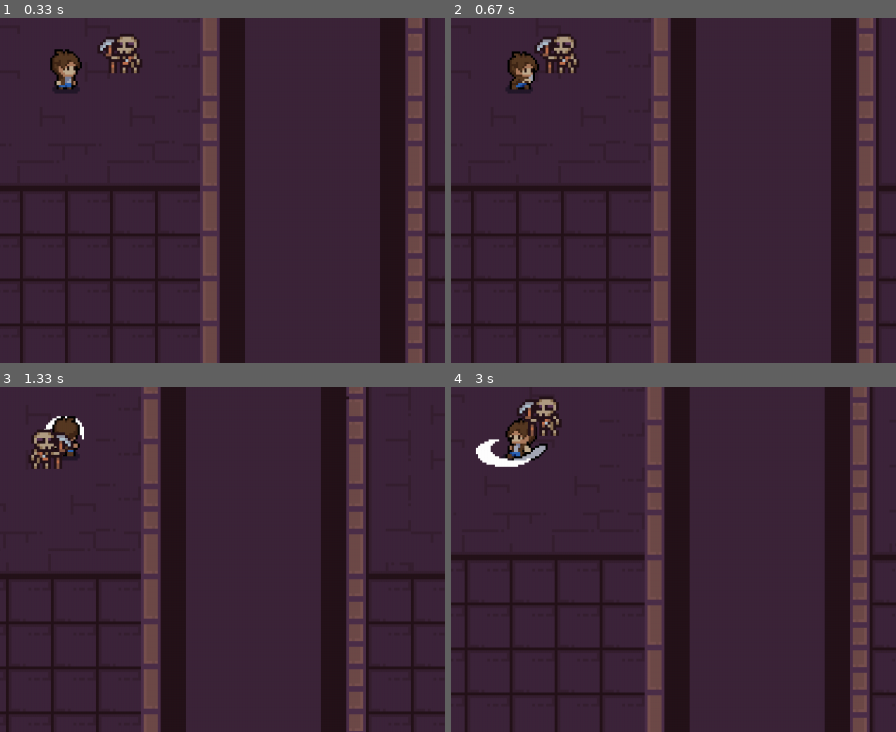
Above: before the commit, frames 1-4 (two rows, left to right).
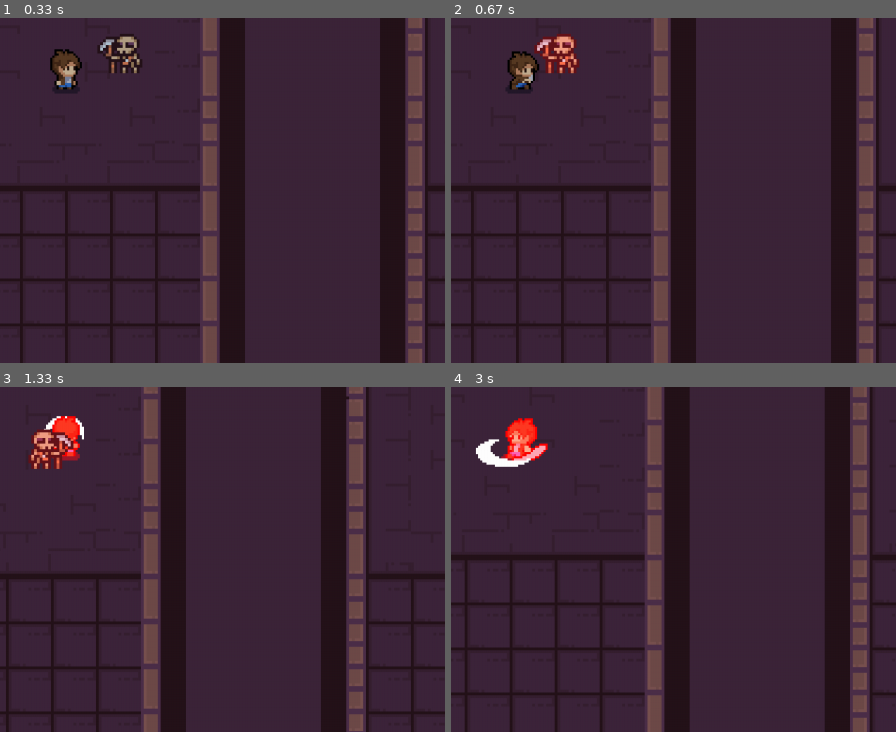
Above: after the commit, the same moments.

Repository: ThatIsDreamer/RougeLikePygame
Game: pygame game, started from main.py
The game is run twice, just before and just after one commit, with the same random seed, the same clock (stepped at 60 frames per second) and the same inputs.
Inputs:
- Up to frame 1 (0.33 s): no input
- Up to frame 2 (0.67 s): tap Space at 0.33 s
- Up to frame 3 (1.33 s): hold D 0.67-1.13 s; tap Space at 0.73, 1.03, 1.23 s; hold W from 1.17 s (still down)
- Up to frame 4 (3 s): release W at 1.47 s; hold D 1.5-1.97 s; tap Space at 1.57, 1.87, 2.07, 2.37, 2.63, 2.97 s; hold A 2-2.53 s; hold S 2.57-2.87 s; hold A from 2.9 s (still down)
The pictures show only the part of the screen within x 42-92%, y 44-94%; the shares and areas given below are measured in that part.

Frame 1 is identical in both runs. In frame 2, 0.8% of the frame differs, in the area x 18-29%, y 4-16%; in frame 3, 1.3%; in frame 4, 1.5%, in the area x 11-25%, y 2-22%.

Commit message:
Dreamer молодец

Diff:
--- a/GenerateMap.py
+++ b/GenerateMap.py
@@ -1,6 +1,6 @@
 import csv
 import random
-
+import Monster
 
 class MapGenerator:
 
--- a/Monster.py
+++ b/Monster.py
@@ -10,6 +10,10 @@
     image = pygame.transform.scale(image, (64, 64))
 
     return image
+
+
+pygame.mixer.init()
+hit_sound = pygame.mixer.Sound("Assets/SFX/skeleton_hit.wav")
 
 class Monster(pygame.sprite.Sprite):
     def __init__(self, pos, group, walls, player):
@@ -98,3 +102,13 @@
 
     def get_damage(self):
         self.HP -= 1
+        pygame.mixer.Sound.play(hit_sound)
+
+        for animid, animation in enumerate(self.animations):
+            for frameid,  frame in enumerate(animation):
+                self.animations[animid][frameid] = self.tint_surface(frame, (64, 0, 0))
+
+    def tint_surface(self, surface, tint_color):
+        surface = surface.copy()
+        surface.fill(tint_color, None, pygame.BLEND_RGB_ADD)
+        return surface
--- a/Player.py
+++ b/Player.py
@@ -19,7 +19,7 @@
 
         self.HP = 5
 
-        self.radius = 110
+        self.radius = 80
 
         self.animations = []
         for i in range(3, 7):
@@ -62,6 +62,9 @@
         self.cooldown = False
         self.cooldown_counter = 0
 
+
+
+
     def move(self, dx=0, dy=0):
 
         if dx != 0:
@@ -117,19 +120,15 @@
         self.input()
         self.move(self.direction.x * self.speed, self.direction.y * self.speed)
 
-        print()
-
-        if self.cooldown:
-            self.cooldown_counter += 0.01
-
-        if round(self.cooldown_counter) == 3:
-            self.cooldown = False
-            self.cooldown_counter = 0
+
 
         if self.is_attacking and not self.cooldown:
             self.cooldown = True
             if self.collide_with_monsters():
                 self.collide_with_monsters().get_damage()
+            else:
+                for monster in pygame.sprite.spritecollide(self, self.monsters, False):
+                    monster.get_damage()
 
 
 
@@ -173,6 +172,7 @@
             if self.curr_sprite >= len(self.attack_animations[self.curranimation]) - 1:
                 self.curr_sprite = 0
                 self.is_attacking = False
+                self.cooldown = False
             self.image = self.attack_animations[self.curranimation][int(self.curr_sprite)]
         self.mask = pygame.mask.from_surface(self.image)
 
@@ -182,12 +182,19 @@
     # все понятно
     # github лучше telegram!!!
     def get_damage(self):
-        pygame.mixer.Sound.play(hit_sound)
+
 
         for animid, animation in enumerate(self.animations):
             for frameid,  frame in enumerate(animation):
                 self.animations[animid][frameid] = self.tint_surface(frame, (255, 0, 0))
+
+        for animid, animation in enumerate(self.attack_animations):
+            for frameid,  frame in enumerate(animation):
+                self.attack_animations[animid][frameid] = self.tint_surface(frame, (255, 0, 0))
+
+
         if self.HP != 0:
+            pygame.mixer.Sound.play(hit_sound)
             self.HP -= 1
 
 
--- a/main.py
+++ b/main.py
@@ -171,7 +171,6 @@
         render_HUD()
 
         pygame.display.flip()
-
     pygame.display.flip()
     clock.tick(FPS)
 
Not shown, added: Assets/SFX/skeleton_hit.wav
